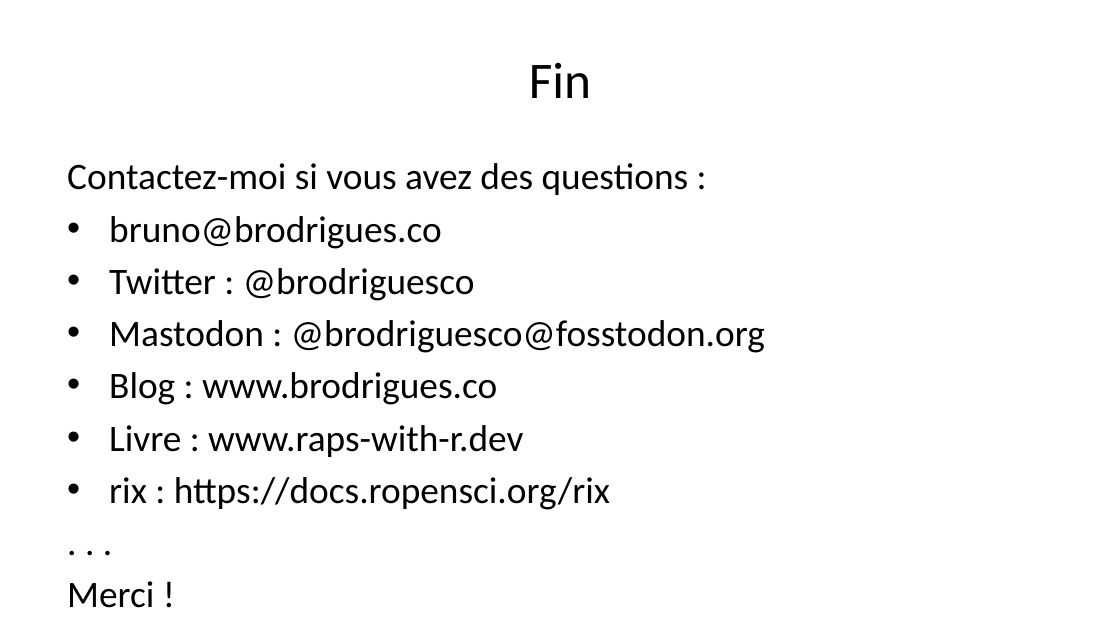
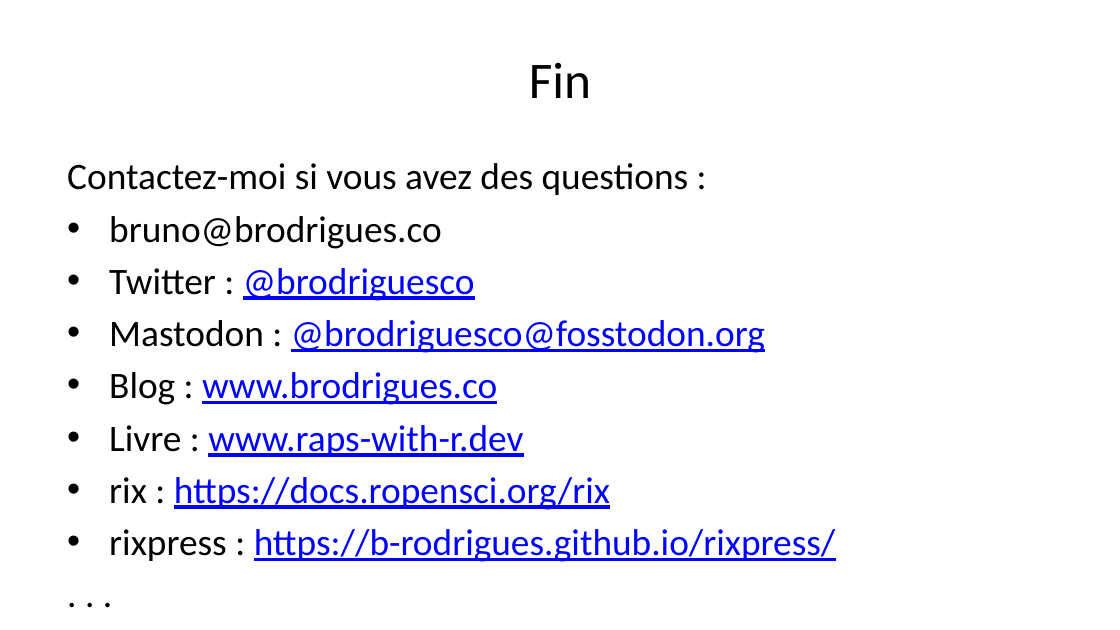
Before and after one commit to b-rodrigues/repro_rrr, a slide deck: slide 21 of docs/index.pptx. Drawn at 1120x630 pixels with LibreOffice and Linux fonts; fonts in the diff are those of the drawing. Boxes give left, top, right and bottom in pixels: in the first picture for what was removed or moved away, otherwise in the second. Text is boxed around its words. In the diff, an @@ line names an element or a change of style, - is before the commit and + after.

```diff
--- a/docs/index.pptx
+++ b/docs/index.pptx
@@ text at <box>109,268,765,510</box>: text colour #000000 to #0000FF, underline on in "@brodriguesco", "@brodriguesco@fosstodon.org", "www.brodrigues.co", "www.raps-with-r.dev" and 1 more places @@
@@ text at <box>109,529,836,562</box>: paragraph added @@
+• rixpress : https://b-rodrigues.github.io/rixpress/
```
Also in this commit, not shown: 11 other files.
